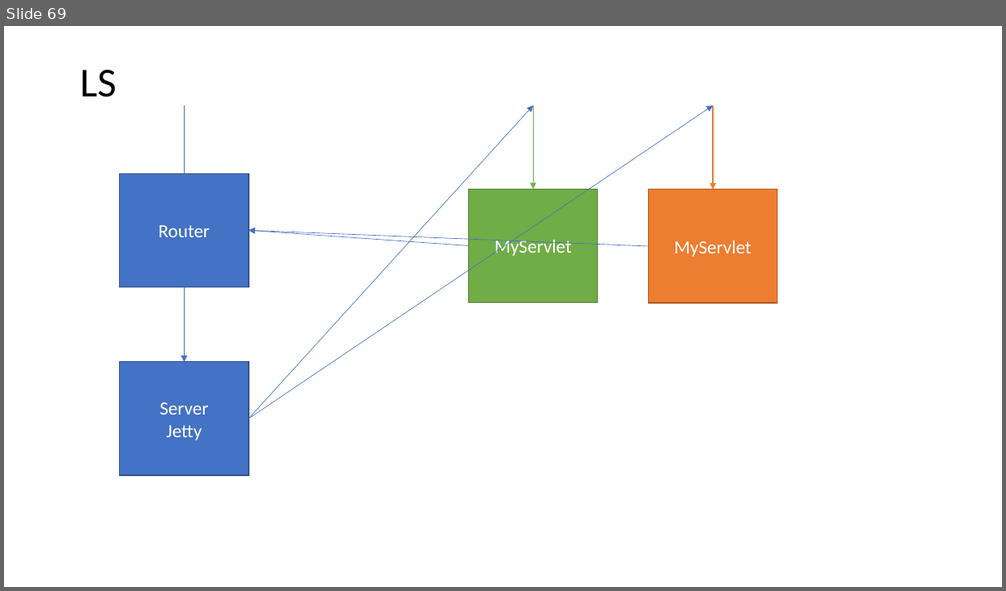
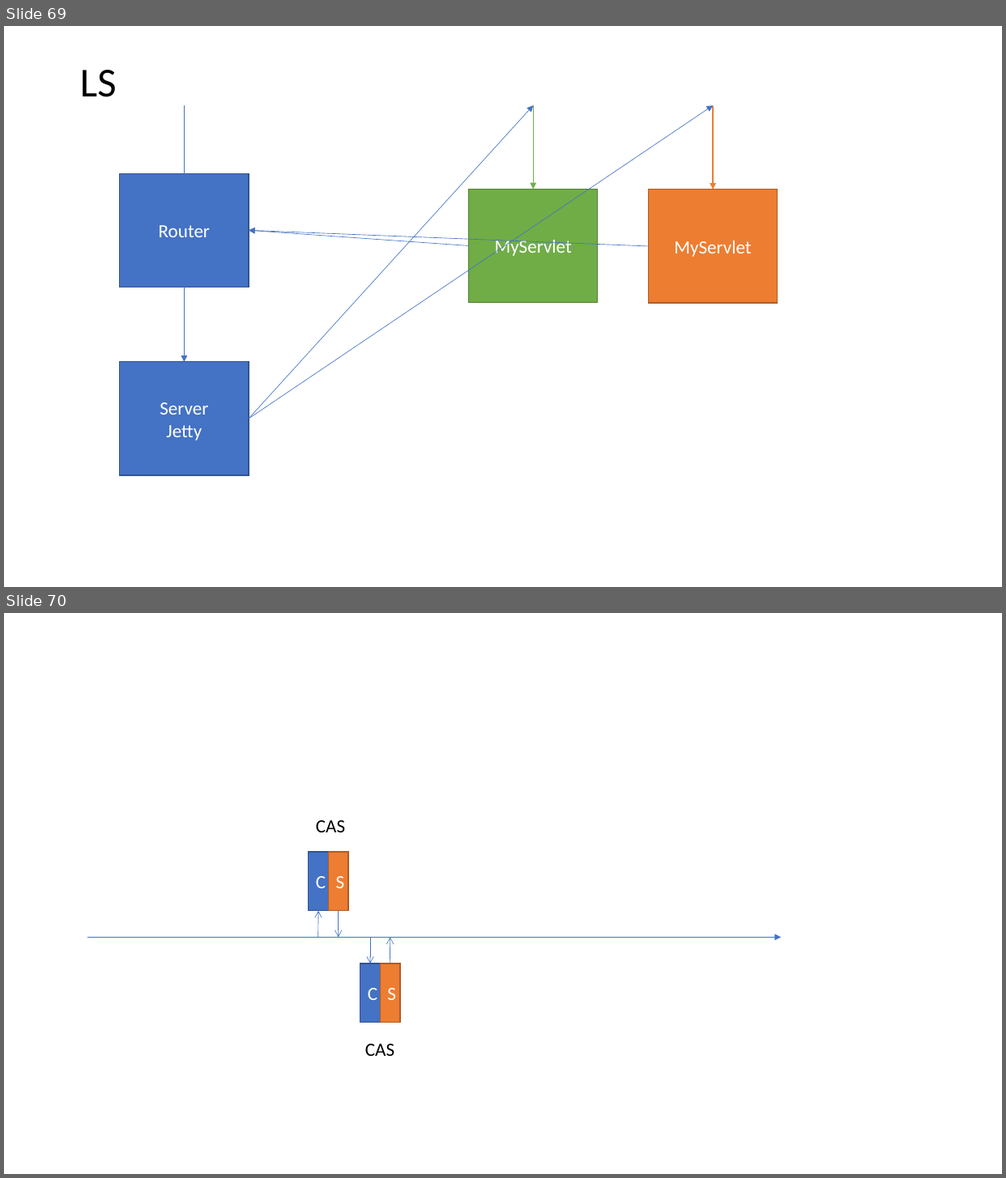
Before and after one commit to isel-leic-pc/s2021v-li51n, a slide deck: docs/threads.pptx. Shown one above the other, each under a label of ours: slide 69 before the commit, slides 69 and 70 after it. The pictures are 1006x591 and 1006x1178 pixels, drawn with LibreOffice and Linux fonts; fonts in the diff are those of the drawing. Boxes give left, top, right and bottom in pixels: in the first picture for what was removed or moved away, otherwise in the second. Text is boxed around its words. In the diff, an @@ line names an element or a change of style, - is before the commit and + after.

```diff
--- a/docs/threads.pptx
+++ b/docs/threads.pptx
@@ slide 70 added at (4,613,1002,1174), background #FFFFFF @@
@@ text added at (316,820,345,833), 18 pt, text #000000 @@
+CAS
@@ rectangle added at (309,852,329,911), fill #4472C4, outline #325491 1 pt, 18 pt, text #FFFFFF @@
+C
@@ rectangle added at (328,852,348,911), fill #ED7D31, outline #AF5C24 1 pt, 18 pt, text #FFFFFF @@
+S
@@ arrow added from (318, 937) to (318, 911), #4472C4 0.5 pt @@
@@ arrow added from (339, 911) to (339, 937), #4472C4 0.5 pt @@
@@ arrow added from (88, 937) to (781, 937), #4472C4 0.5 pt @@
@@ arrow added from (370, 937) to (370, 964), #4472C4 0.5 pt @@
@@ arrow added from (390, 964) to (390, 937), #4472C4 0.5 pt @@
@@ rectangle added at (360,964,381,1023), fill #4472C4, outline #325491 1 pt, 18 pt, text #FFFFFF @@
+C
@@ rectangle added at (381,964,401,1023), fill #ED7D31, outline #AF5C24 1 pt, 18 pt, text #FFFFFF @@
+S
@@ text added at (365,1044,394,1056), 18 pt, text #000000 @@
+CAS
```
Also in this commit, not shown: 1 slide changed, 32 other slides added, 9 other files.
